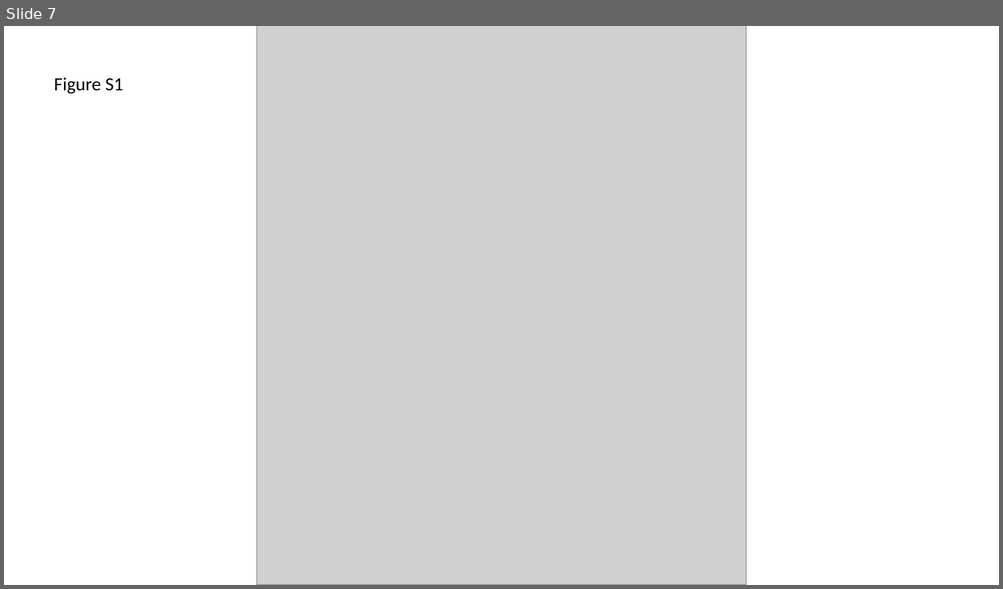
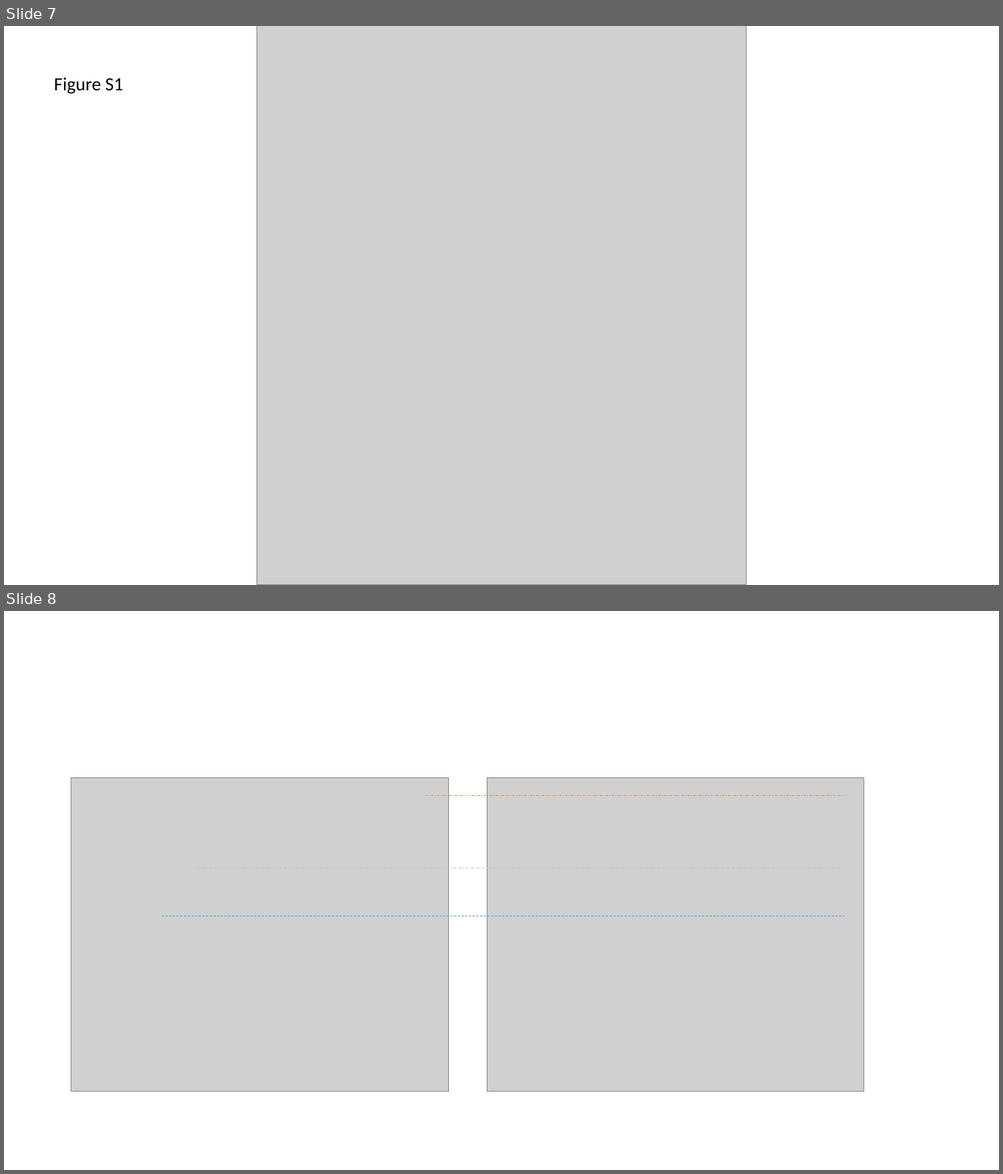
Before and after one commit to TimeWz667/IndTB_ACF, a slide deck: docs/Figures.pptx. Shown one above the other, each under a label of ours: slide 7 before the commit, slides 7 and 8 after it. The pictures are 1003x589 and 1003x1174 pixels, drawn with LibreOffice and Linux fonts; fonts in the diff are those of the drawing; grey boxes stand for pictures. Boxes give left, top, right and bottom in pixels: in the first picture for what was removed or moved away, otherwise in the second. Text is boxed around its words. In the diff, an @@ line names an element or a change of style, - is before the commit and + after.

```diff
--- a/docs/Figures.pptx
+++ b/docs/Figures.pptx
@@ slide 8 added at bbox=[4, 611, 999, 1170], background #FFFFFF @@
@@ picture added at bbox=[71, 778, 448, 1092] @@
@@ picture added at bbox=[486, 778, 864, 1092] @@
@@ line added from (426, 795) to (844, 795), #ED7D31 0.5 pt dashed @@
@@ line added from (198, 868) to (844, 868), #A9D18E 0.5 pt dashed @@
@@ line added from (162, 916) to (844, 916), #5B9BD5 0.5 pt dashed @@
```
Also in this commit, not shown: 11 other files.
